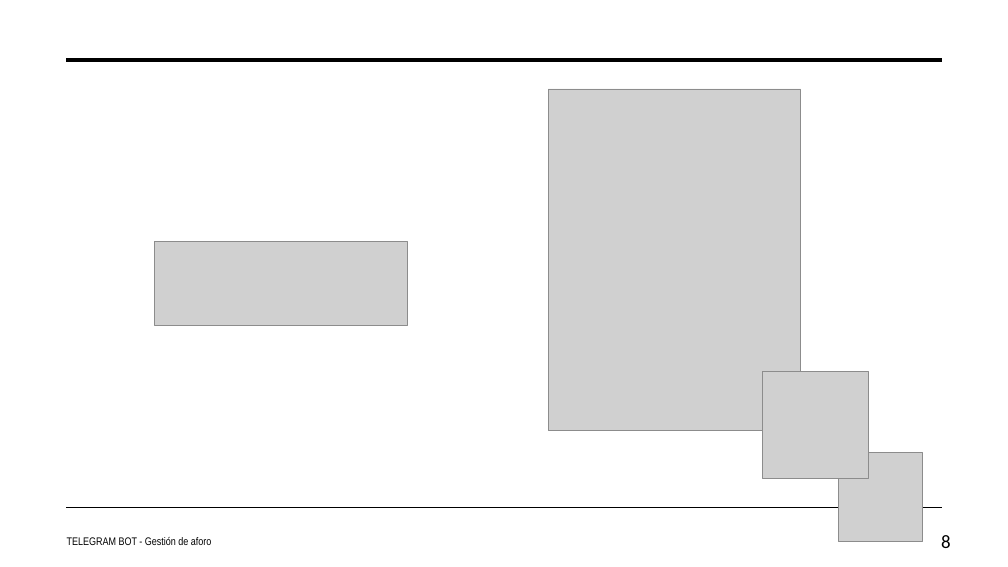
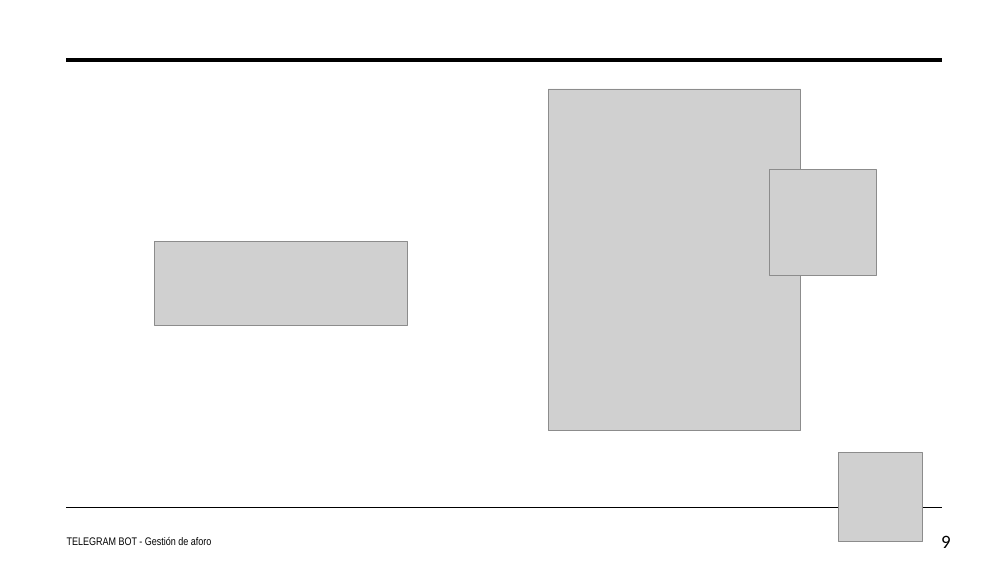
Before and after one commit to JuanJose7/ChatBot, a slide deck: slide 9 of Presentacion/TFG-BotParaLaGestioAforo.pptx (slide 8 before the commit). Drawn at 1008x567 pixels with LibreOffice and Linux fonts; fonts in the diff are those of the drawing; grey boxes stand for pictures. Boxes give left, top, right and bottom in pixels: in the first picture for what was removed or moved away, otherwise in the second. Text is boxed around its words. In the diff, an @@ line names an element or a change of style, - is before the commit and + after.

```diff
--- a/Presentacion/TFG-BotParaLaGestioAforo.pptx
+++ b/Presentacion/TFG-BotParaLaGestioAforo.pptx
@@ picture: place and size @@
-picture at [763, 371, 870, 478]
+picture at [770, 169, 876, 276]
@@ page number at [941, 535, 951, 548]: text changed @@
-8
+9
```
Also in this commit, not shown: 1 other slide changed, 1 slide added, 14 other files.
